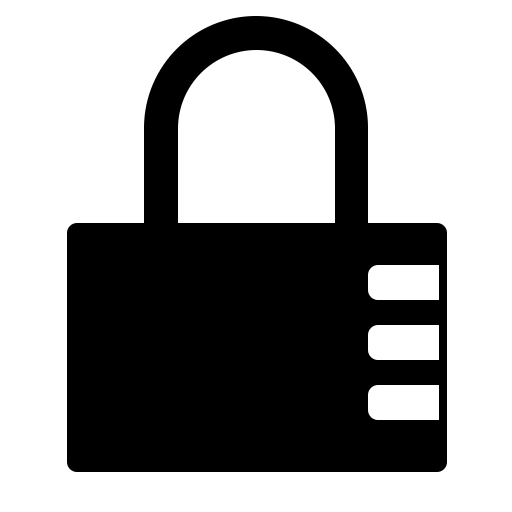
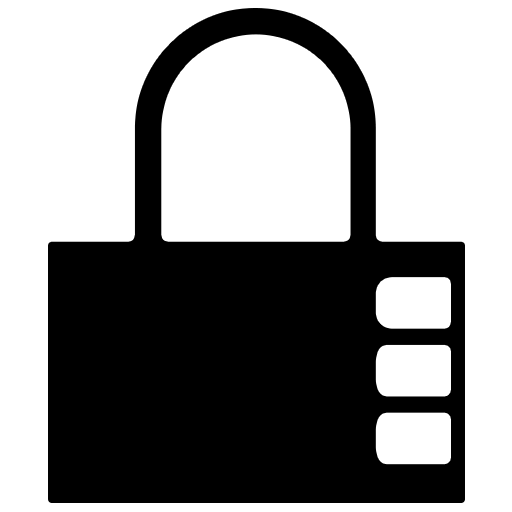
The second 512 x 512 image is a revision of the first. Changes to its layers:
removed layer "Rectangle 2" over [439, 277, 447, 437]
added group "Icon" (2nd of 3, in "Connected") with 1 layers in group "Connected" over [48, 8, 465, 503]
renamed "Ellipse 2" to "Padlock Connected", moved it into group "Icon", painted on it over [48, 8, 465, 503]
